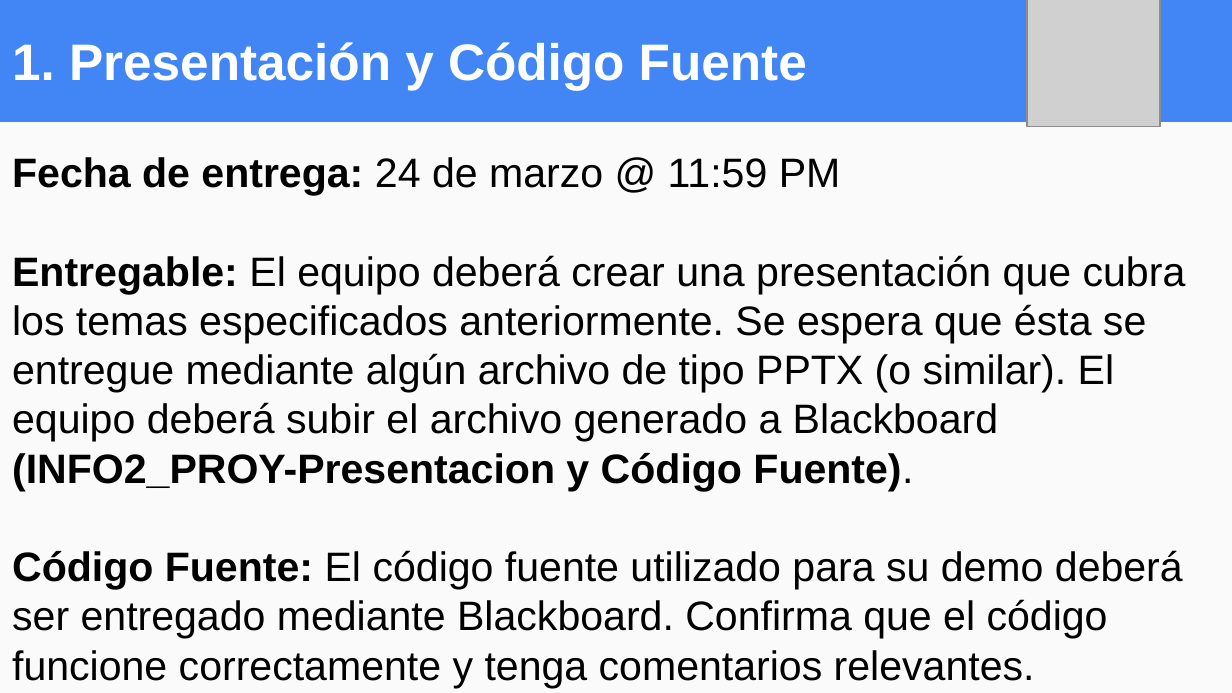
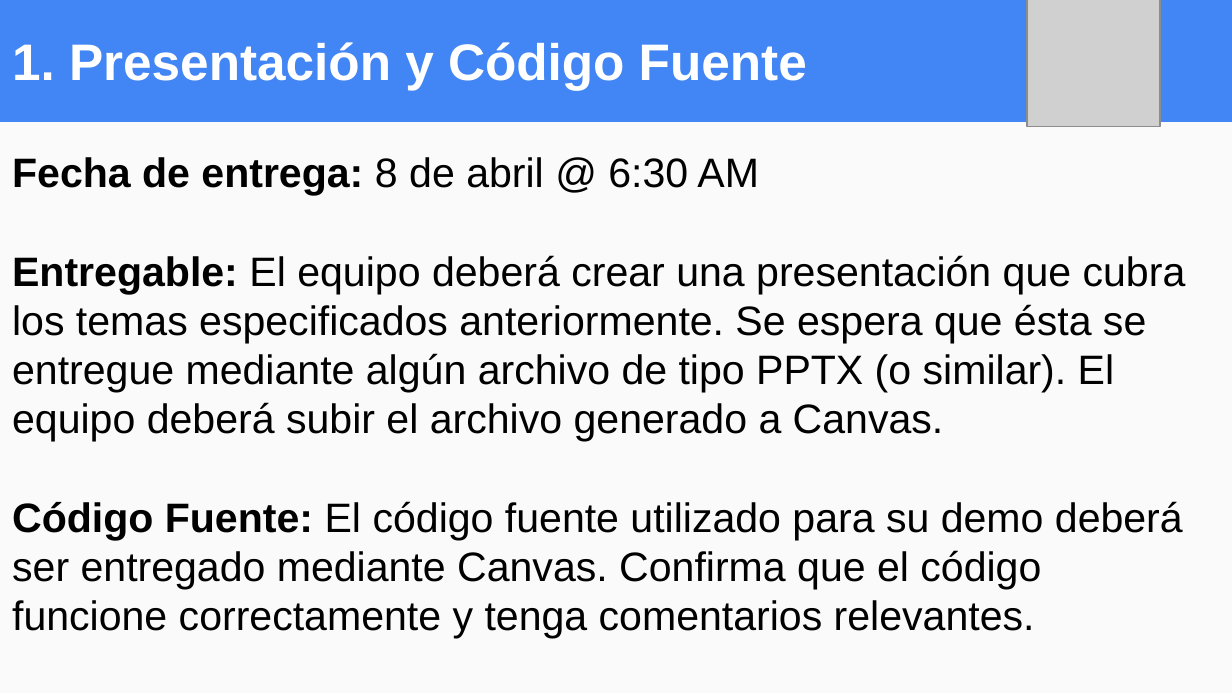
Before and after one commit to OMardil/INFO2_2021, a slide deck: slide 7 of PROYECTO/INFO2_PROYECTO.pptx. Drawn at 1232x693 pixels with LibreOffice and Linux fonts; fonts in the diff are those of the drawing; grey boxes stand for pictures. Boxes give left, top, right and bottom in pixels: in the first picture for what was removed or moved away, otherwise in the second. Text is boxed around its words. In the diff, an @@ line names an element or a change of style, - is before the commit and + after.

Commit message:
Update INFO2 files

```diff
--- a/PROYECTO/INFO2_PROYECTO.pptx
+++ b/PROYECTO/INFO2_PROYECTO.pptx
@@ text at [12, 157, 1186, 639]: text changed @@
-Fecha de entrega: 24 de marzo @ 11:59 PM
-Entregable: El equipo deberá crear una presentación que cubra los temas especificados anteriormente. Se espera que ésta se entregue mediante algún archivo de tipo PPTX (o similar). El equipo deberá subir el archivo generado a Blackboard (INFO2_PROY-Presentacion y Código Fuente).
-Código Fuente: El código fuente utilizado para su demo deberá ser entregado mediante Blackboard. Confirma que el código funcione correctamente y tenga comentarios relevantes.
+Fecha de entrega: 8 de abril @ 6:30 AM
+Entregable: El equipo deberá crear una presentación que cubra los temas especificados anteriormente. Se espera que ésta se entregue mediante algún archivo de tipo PPTX (o similar). El equipo deberá subir el archivo generado a Canvas.
+Código Fuente: El código fuente utilizado para su demo deberá ser entregado mediante Canvas. Confirma que el código funcione correctamente y tenga comentarios relevantes.
```
Also in this commit, not shown: 5 other slides changed, 15 other files.
